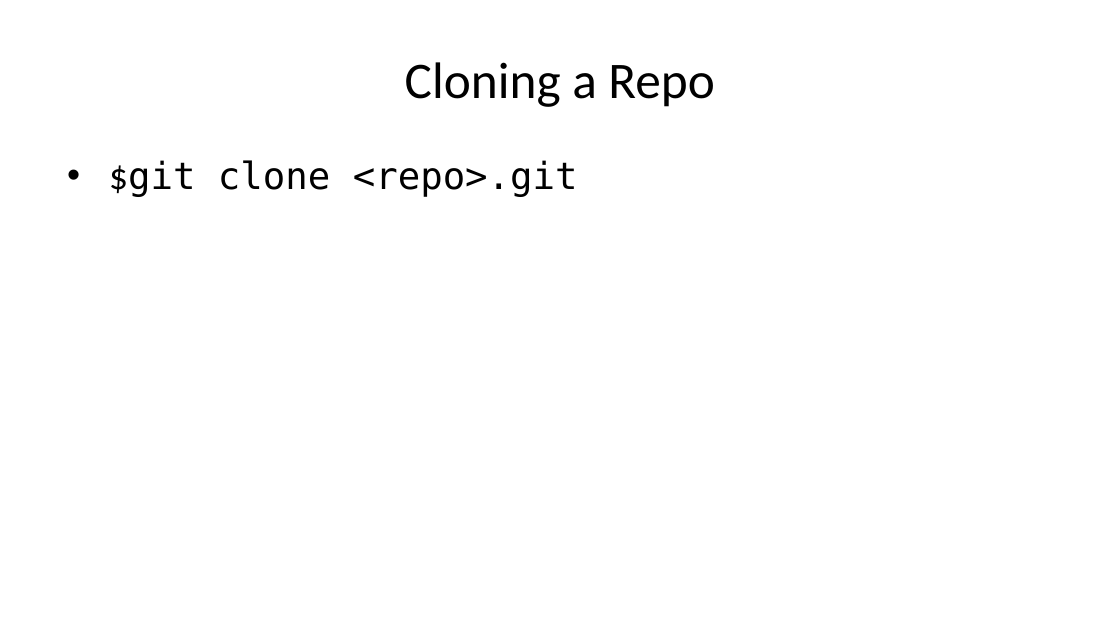
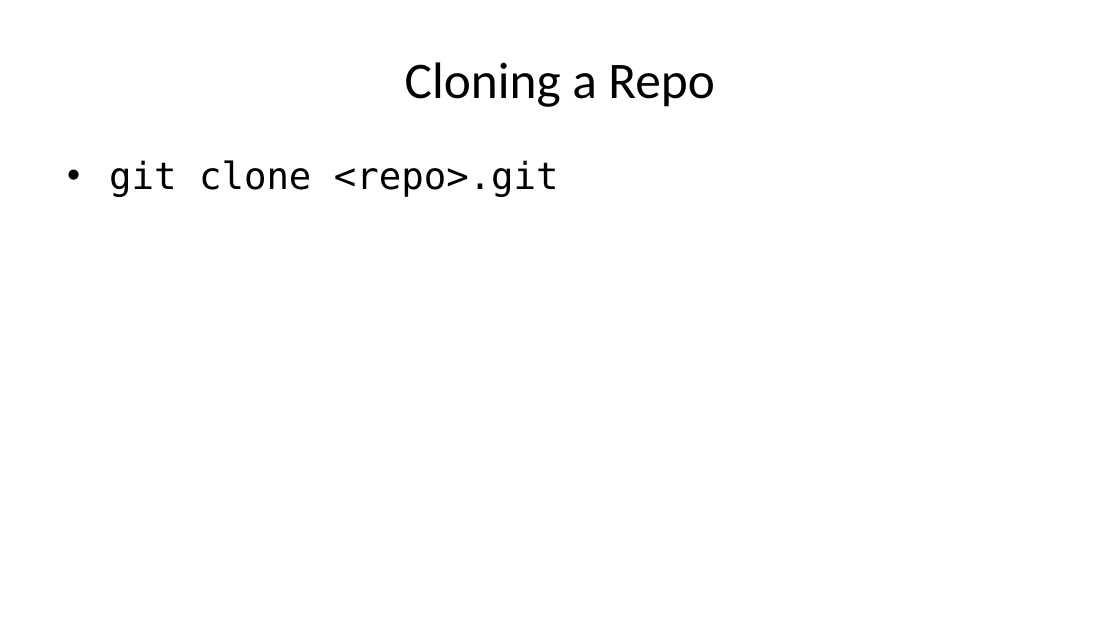
Before and after one commit to dhelgerson/ObsidianVault, a slide deck: slide 7 of git-pres.pptx. Drawn at 1120x630 pixels with LibreOffice and Linux fonts; fonts in the diff are those of the drawing. Boxes give left, top, right and bottom in pixels: in the first picture for what was removed or moved away, otherwise in the second. Text is boxed around its words. In the diff, an @@ line names an element or a change of style, - is before the commit and + after.

```diff
--- a/git-pres.pptx
+++ b/git-pres.pptx
@@ text at [109,160,559,197]: text changed @@
-• $git clone <repo>.git
+• git clone <repo>.git
```
Also in this commit, not shown: 1 other slide changed, 1 slide added, 2 other files.
